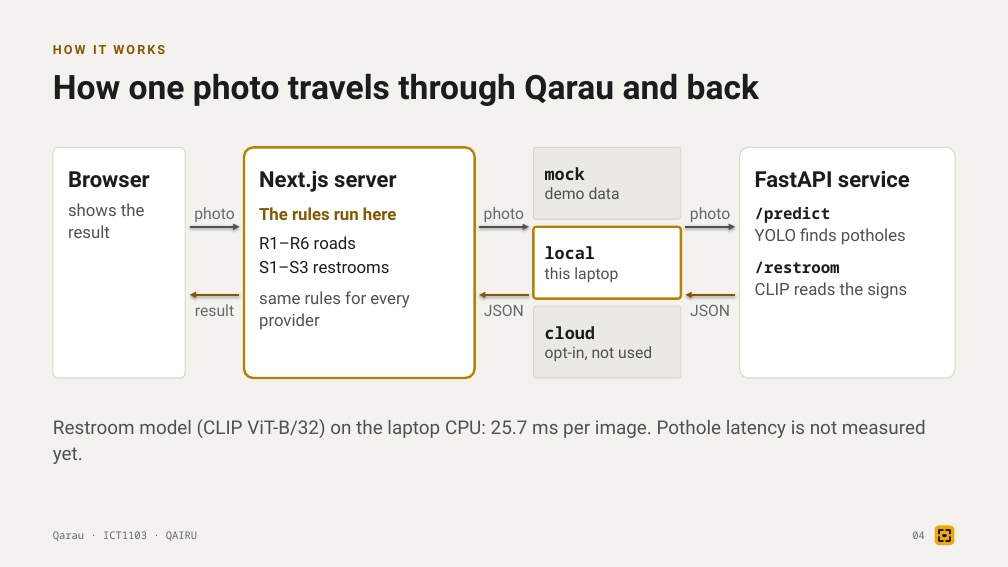
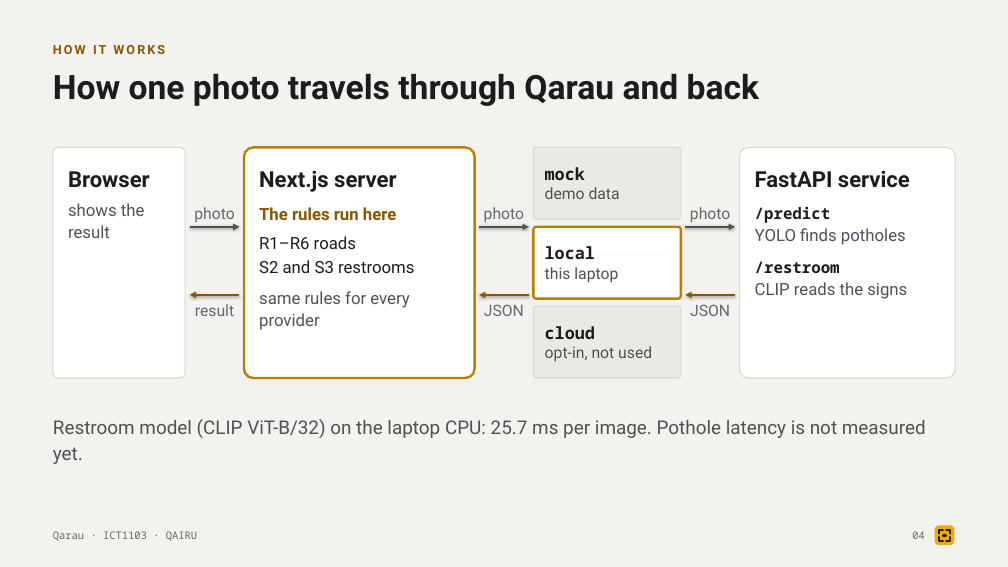
Before and after one commit to tairqaldy/jolscan-ict-final-1st-trimester, a slide deck: slide 4 of docs/deck/qarau-defense-deck.pptx. Drawn at 1008x567 pixels with LibreOffice and Linux fonts; fonts in the diff are those of the drawing. Boxes give left, top, right and bottom in pixels: in the first picture for what was removed or moved away, otherwise in the second. Text is boxed around its words. In the diff, an @@ line names an element or a change of style, - is before the commit and + after.

Commit message:
Deck and study cards: the restroom verdict is pair or not a pair
- make_deck.py and the architecture drawings: rules S2 and S3, not S1-S3.
  Deck rebuilt (SLIDES.md, pptx, deck-sources: also the AI-log count, 87).
- PRESENTATION.md: demo step shows Not a pair; Dameli's practice answer on
  uncertainty describes the gap and similarity against S2 and S3.
- STUDY-CARD.md: no 'confusing' verdict in the pairwise-rule answer.

```diff
--- a/docs/deck/qarau-defense-deck.pptx
+++ b/docs/deck/qarau-defense-deck.pptx
@@ text at [259, 260, 414, 273]: text changed @@
-S1–S3 restrooms
+S2 and S3 restrooms
```
Also in this commit, not shown: 1 other slide changed, 7 other files.
